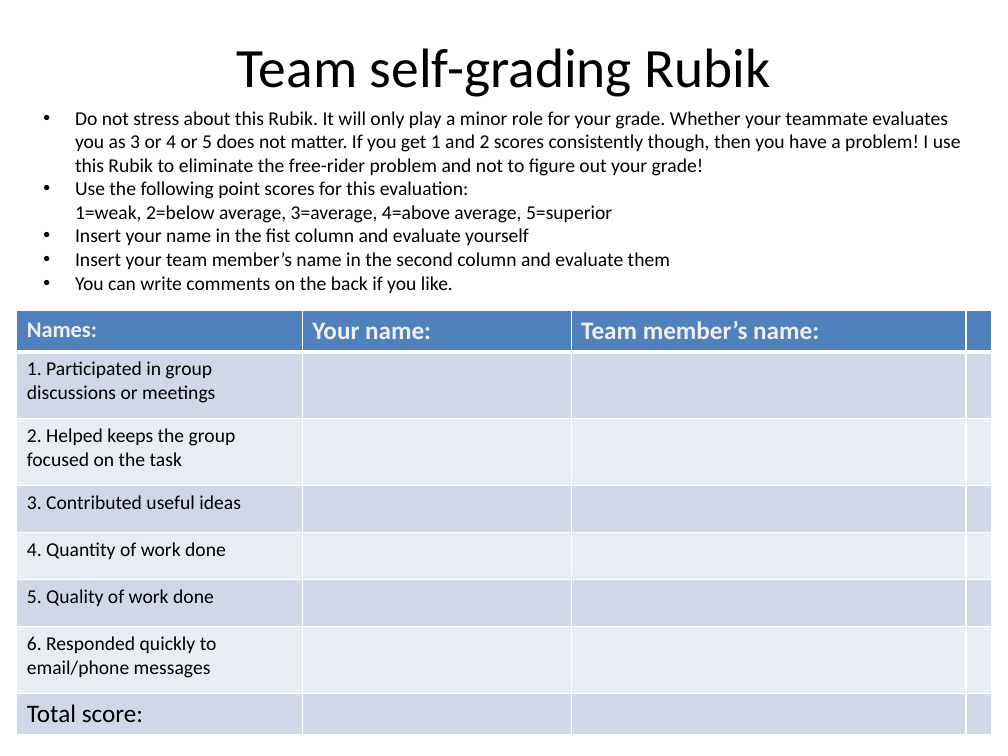
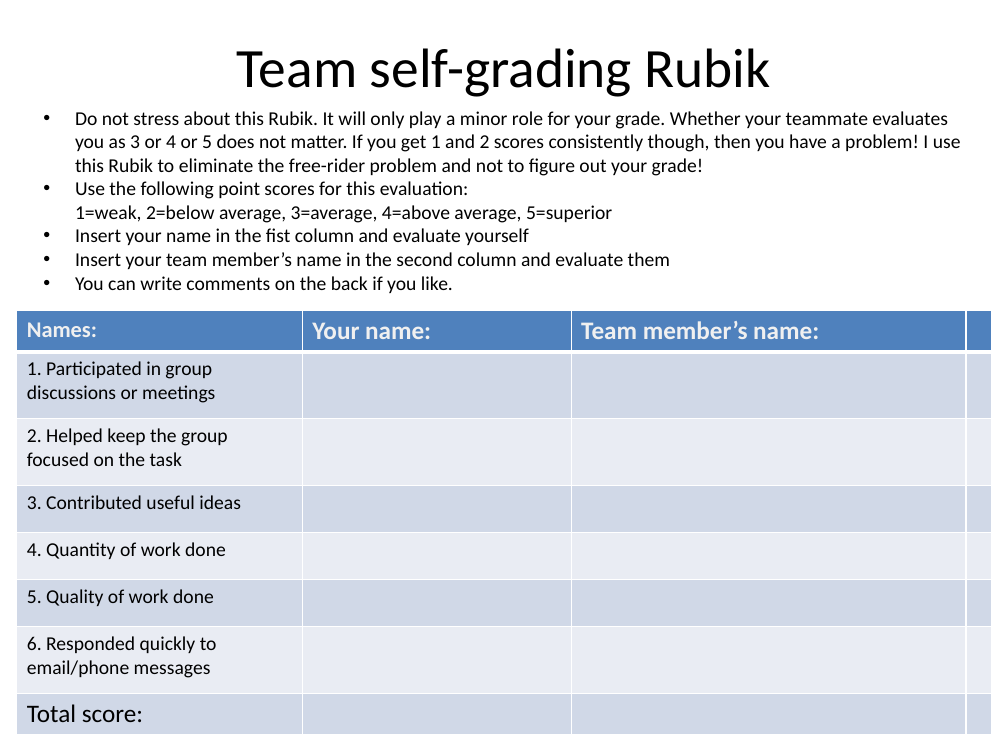
Before and after one commit to juejung/juejung.github.io, a slide deck: slide 1 of jdocs/Comp/Projects/TeamGradingRubric.pptx. Drawn at 1008x756 pixels with LibreOffice and Linux fonts; fonts in the diff are those of the drawing. Boxes give left, top, right and bottom in pixels: in the first picture for what was removed or moved away, otherwise in the second. Text is boxed around its words. In the diff, an @@ line names an element or a change of style, - is before the commit and + after.

```diff
--- a/jdocs/Comp/Projects/TeamGradingRubric.pptx
+++ b/jdocs/Comp/Projects/TeamGradingRubric.pptx
@@ table at <box>17,310,992,733</box> @@
-row 3, column 1: 2. Helped keeps the group focused on the task
+row 3, column 1: 2. Helped keep the group focused on the task
```
Also in this commit, not shown: 2 other files.
